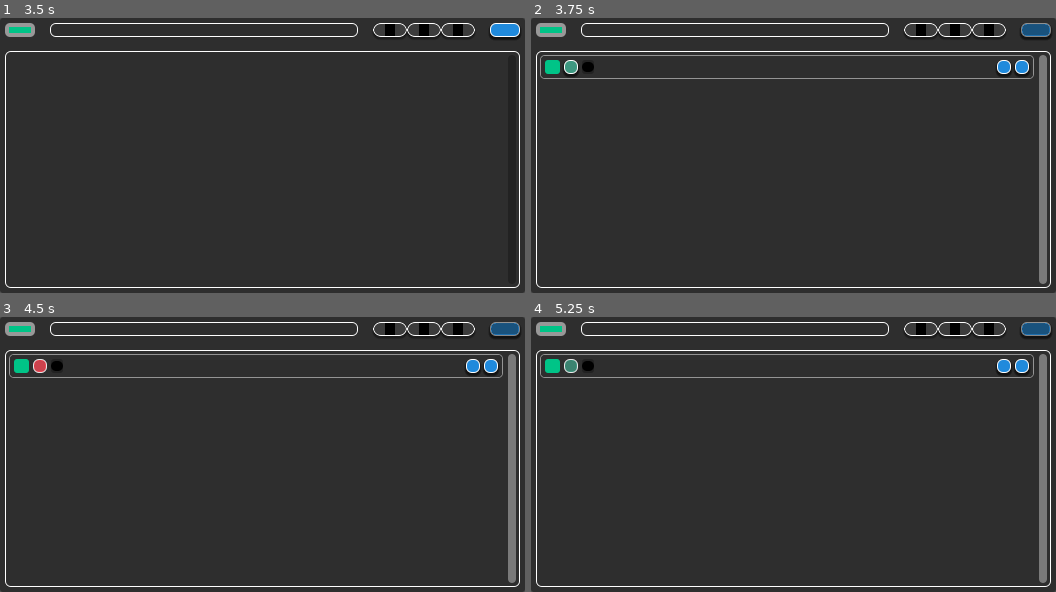
Above: before the commit, frames 1-4 (two rows, left to right).
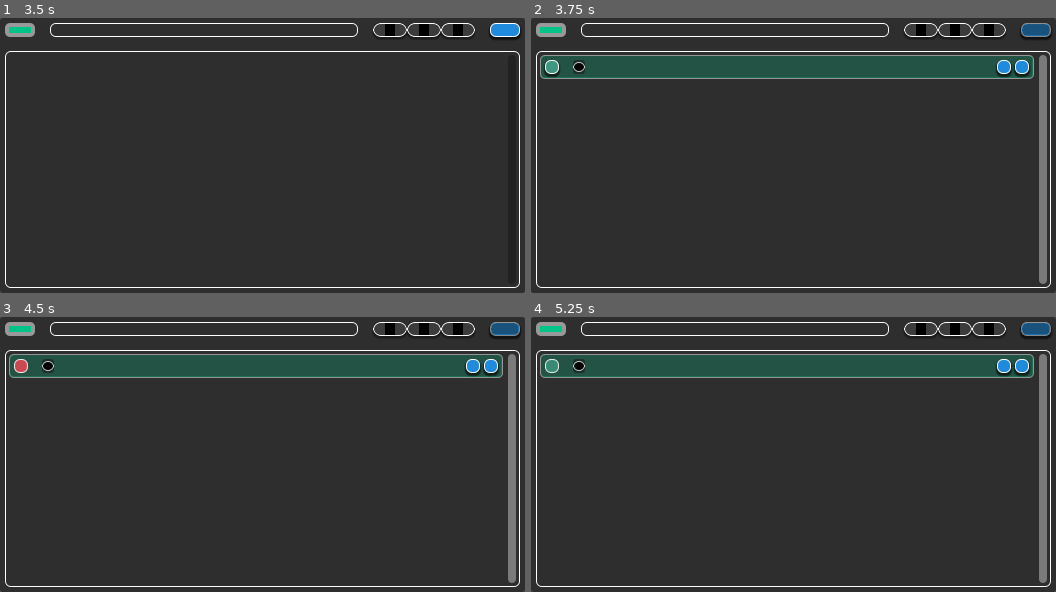
Above: after the commit, the same moments.

Repository: the0neWhoKnocks/godot.egg-timer
Game: Godot game, scene res://scenes/app.tscn
Two runs of this game, one before a commit and one after it. Both use one fixed random seed, a clock stepped at 60 frames per second and the inputs below.
Inputs (mouse positions are in pixels of both pictures, inside the frame that each line leads up to):
- Up to frame 1 (3.5 s): click (204, 29) at 0.52 s; type "Alex" at 0.6 s; click "" at 1.25 s; click "+" at 2 s; click "" at 2.75 s
- Up to frame 2 (3.75 s): click "+" at 3.5 s
- Up to frame 3 (4.5 s): click "" at 4.25 s
- Up to frame 4 (5.25 s): click "" at 5 s

Frame 1 is identical in both runs. In frame 2, 7.1% of the frame differs, in the area x 1-96%, y 13-22%; in frame 3, 7.1%; in frame 4, 7.1%.

Commit message:
feat: Use color for Timer BG

Diff:
--- a/scenes/egg_timer.tscn
+++ b/scenes/egg_timer.tscn
@@ -25,6 +25,10 @@
 content_margin_right = 4.0
 content_margin_bottom = 5.0
 bg_color = Color(0, 0, 0, 1)
+border_width_left = 1
+border_width_top = 1
+border_width_right = 1
+border_width_bottom = 1
 corner_radius_top_left = 5
 corner_radius_top_right = 5
 corner_radius_bottom_right = 5
@@ -60,14 +64,14 @@
 [node name="Row" type="HBoxContainer" parent="Spacing" unique_id=326153005]
 layout_mode = 2
 
-[node name="ColorChip" type="Panel" parent="Spacing/Row" unique_id=564440331]
-custom_minimum_size = Vector2(15, 0)
-layout_mode = 2
-
 [node name="CtrlBtn" type="Button" parent="Spacing/Row" unique_id=1395826939]
 layout_mode = 2
 theme_type_variation = &"FontIconButton"
 text = ""
+
+[node name="Spacer" type="Control" parent="Spacing/Row" unique_id=1981373152]
+custom_minimum_size = Vector2(6, 0)
+layout_mode = 2
 
 [node name="TimeDisplayContainer" type="PanelContainer" parent="Spacing/Row" unique_id=1777861067]
 layout_mode = 2
@@ -89,11 +93,17 @@
 text = "00:00:00"
 vertical_alignment = 1
 
+[node name="Spacer2" type="Control" parent="Spacing/Row" unique_id=624781268]
+custom_minimum_size = Vector2(6, 0)
+layout_mode = 2
+
 [node name="TimerName" type="Label" parent="Spacing/Row" unique_id=1049160005]
 layout_mode = 2
+theme_override_font_sizes/font_size = 22
 text = "PLACEHOLDER"
 
 [node name="EmptySpacer" type="Control" parent="Spacing/Row" unique_id=1488381269]
+custom_minimum_size = Vector2(6, 0)
 layout_mode = 2
 size_flags_horizontal = 3
 
--- a/scripts/EggTimer.gd
+++ b/scripts/EggTimer.gd
@@ -31,7 +31,6 @@
 var total_seconds: int = 0
 var uid: String
 
-@onready var color_chip: Panel = $Spacing/Row/ColorChip
 @onready var ctrl_btn: Button = $Spacing/Row/CtrlBtn
 @onready var delete_btn: Button = $Spacing/Row/DeleteBtn
 @onready var edit_btn: Button = $Spacing/Row/EditBtn
@@ -112,9 +111,9 @@
 
 
 func _render_ui() -> void:
-  var chip_style: StyleBox = color_chip.get_theme_stylebox("panel").duplicate()
-  chip_style.bg_color = Color(color)
-  color_chip.add_theme_stylebox_override("panel", chip_style)
+  var body_style: StyleBox = self.get_theme_stylebox("panel").duplicate()
+  body_style.bg_color = Color(color, 0.25)
+  self.add_theme_stylebox_override("panel", body_style)
 
   _update_ctrl_styles()
   timer_txt_color = time_display.get_theme_color("font_color")
Not shown, changed: TODO.md
